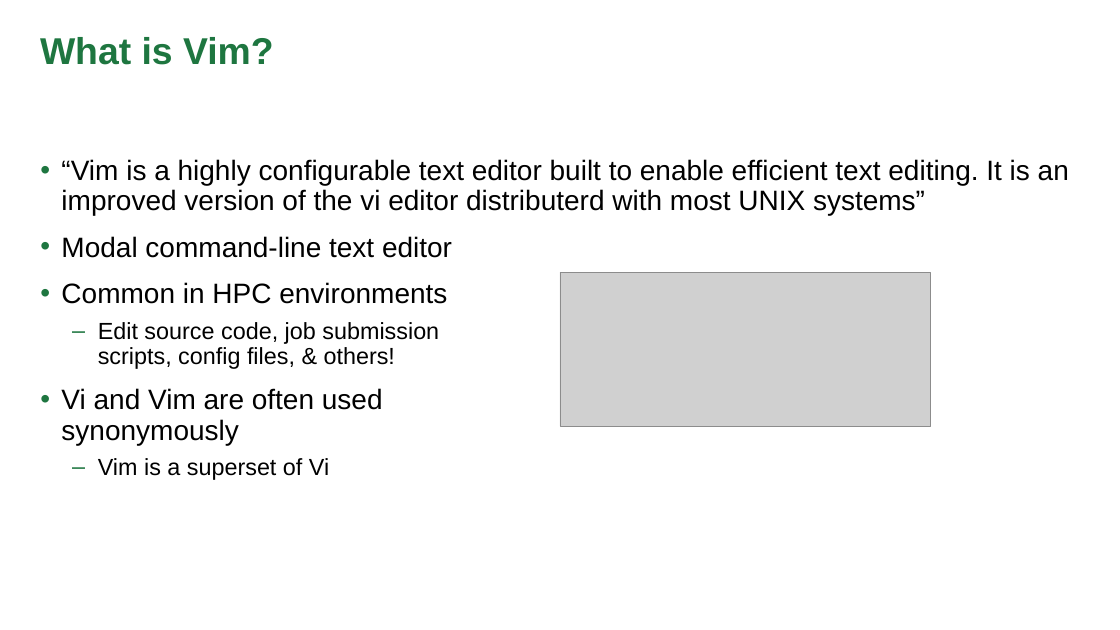
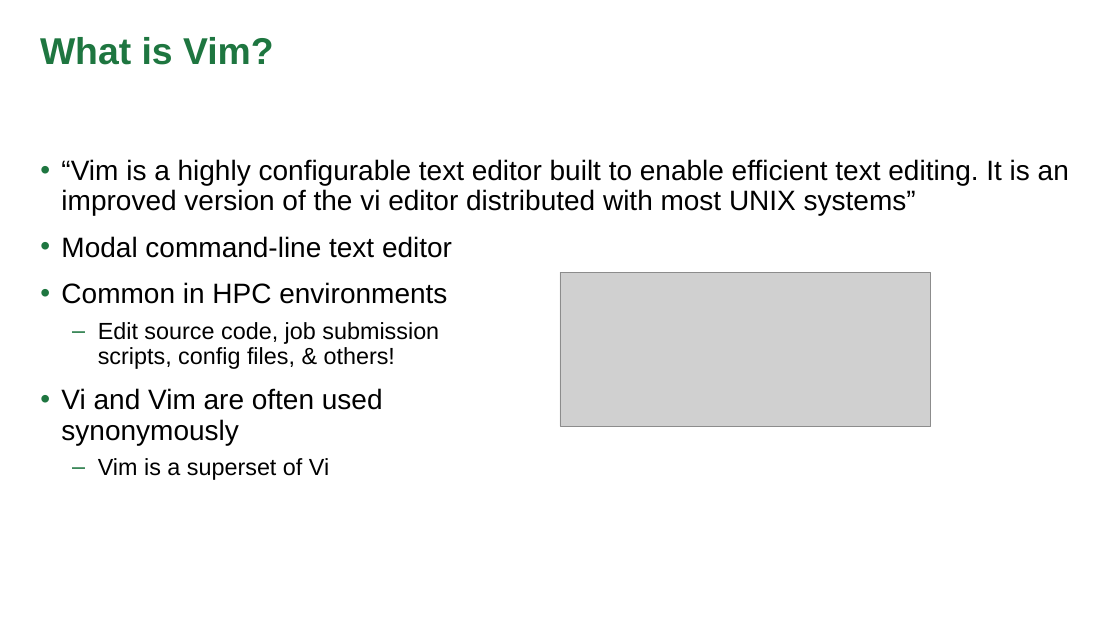
Before and after one commit to olcf/foundational_hpc_skills, a slide deck: slide 3 of intro_to_vim/vim_tutorial.pptx. Drawn at 1120x630 pixels with LibreOffice and Linux fonts; fonts in the diff are those of the drawing; grey boxes stand for pictures; background and template pictures are left out. Boxes give left, top, right and bottom in pixels: in the first picture for what was removed or moved away, otherwise in the second. Text is boxed around its words. In the diff, an @@ line names an element or a change of style, - is before the commit and + after.

```diff
--- a/intro_to_vim/vim_tutorial.pptx
+++ b/intro_to_vim/vim_tutorial.pptx
@@ text at bbox=[61, 159, 1069, 215]: text changed @@
-• “Vim is a highly configurable text editor built to enable efficient text editing. It is an improved version of the vi editor distributerd with most UNIX systems”
+• “Vim is a highly configurable text editor built to enable efficient text editing. It is an improved version of the vi editor distributed with most UNIX systems”
```
Also in this commit, not shown: 1 other file.
